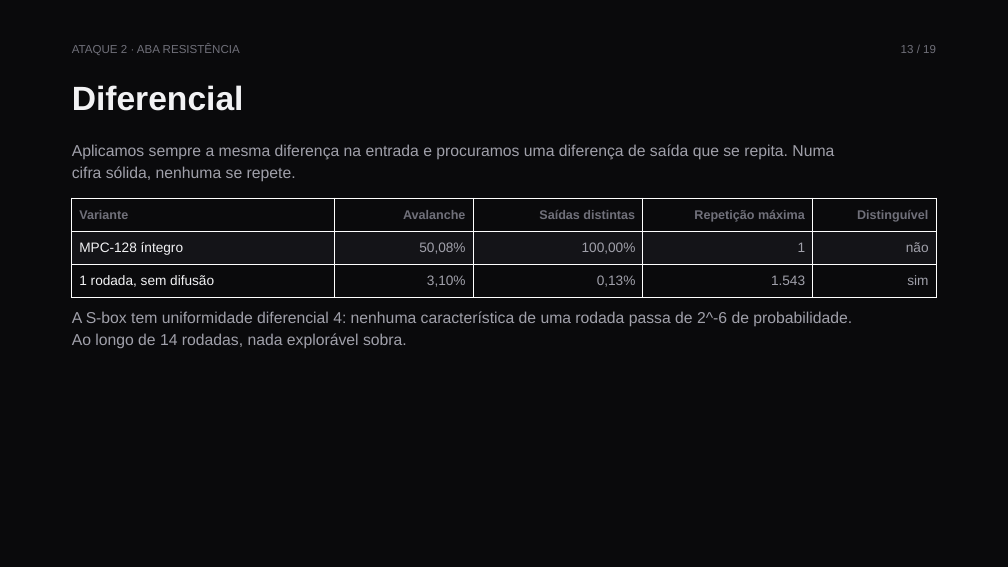
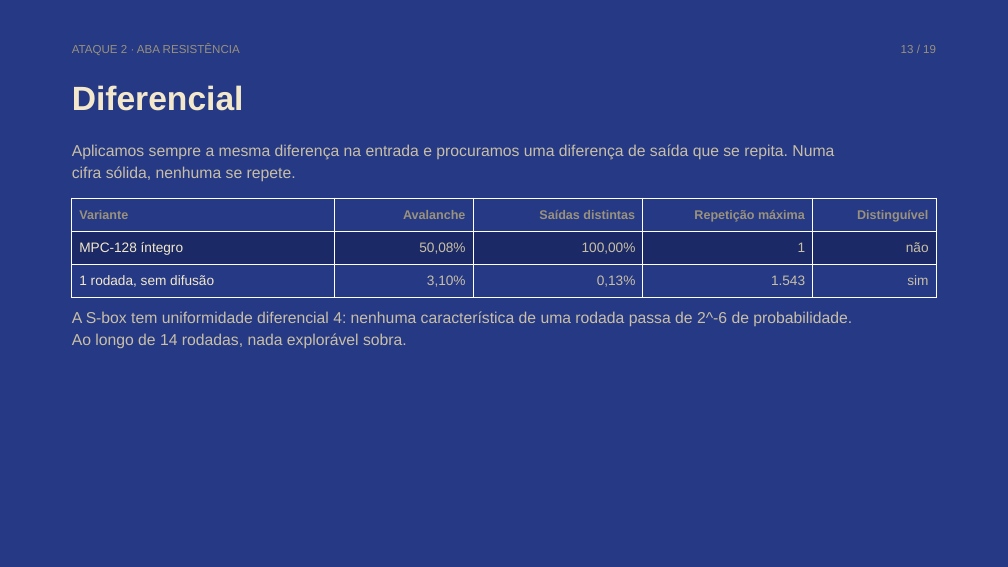
Before and after one commit to vinivent/MaxPay-Cyber, a slide deck: slide 13 of docs/MaxPay-apresentacao.pptx. Drawn at 1008x567 pixels with LibreOffice and Linux fonts; fonts in the diff are those of the drawing. Boxes give left, top, right and bottom in pixels: in the first picture for what was removed or moved away, otherwise in the second. Text is boxed around its words. In the diff, an @@ line names an element or a change of style, - is before the commit and + after.

```diff
--- a/docs/MaxPay-apresentacao.pptx
+++ b/docs/MaxPay-apresentacao.pptx
@@ background #0A0A0C to #253985 @@
@@ text "ATAQUE 2 · ABA RESISTÊNCIA" at (x1=72, y1=45, x2=240, y2=55): text colour #70707A to #9A927D @@
@@ text "13 / 19" at (x1=901, y1=45, x2=936, y2=53): text colour #70707A to #9A927D @@
@@ text "Diferencial" at (x1=72, y1=85, x2=244, y2=111): text colour #F2F2F4 to #F3E8CB @@
@@ text "Aplicamos sempre a mesma diferença ..." at (x1=72, y1=144, x2=834, y2=182): text colour #A0A0AA to #C9BFA6 @@
@@ table at (x1=72, y1=198, x2=937, y2=298) @@
@@ fill #0A0A0C to #253985 in 10 cells @@
@@ fill #141418 to #1B2A66 in row 2 @@
@@ text colour #70707A to #9A927D in "Variante", "Avalanche", "Saídas distintas", "Repetição máxima" and 1 more places @@
@@ text colour #F2F2F4 to #F3E8CB in "MPC-128 íntegro", "1 rodada, sem difusão" @@
@@ text colour #A0A0AA to #C9BFA6 in "50,08%", "100,00%", "1", "não" and 4 more places @@
@@ text "A S-box tem uniformidade diferencial ..." at (x1=72, y1=311, x2=852, y2=349): text colour #A0A0AA to #C9BFA6 @@
```
Also in this commit, not shown: 18 other slides changed, 11 other files.
